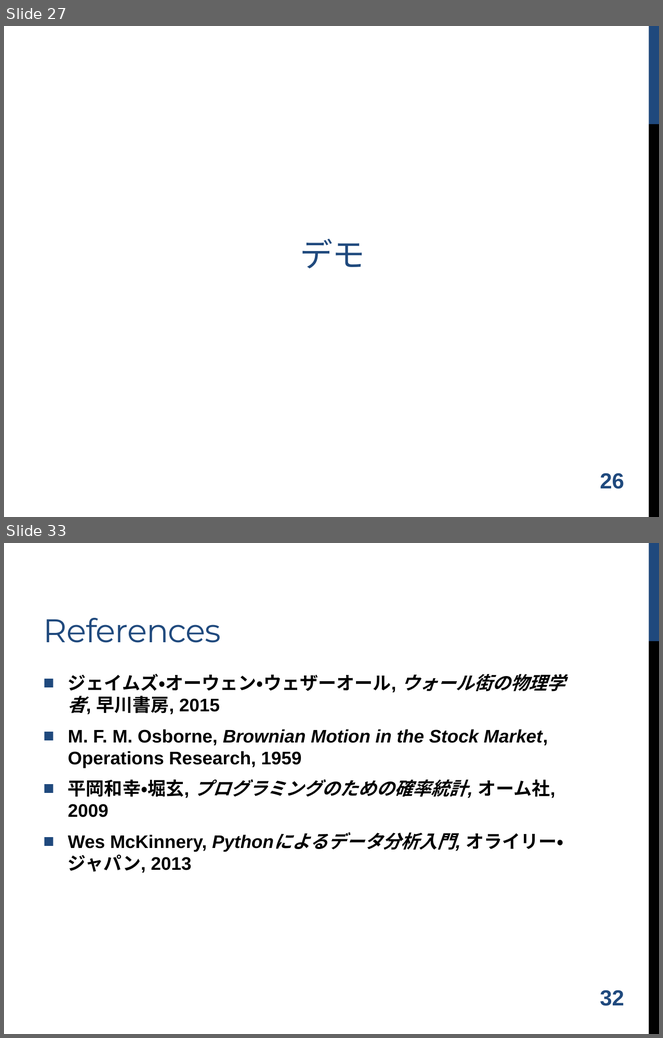
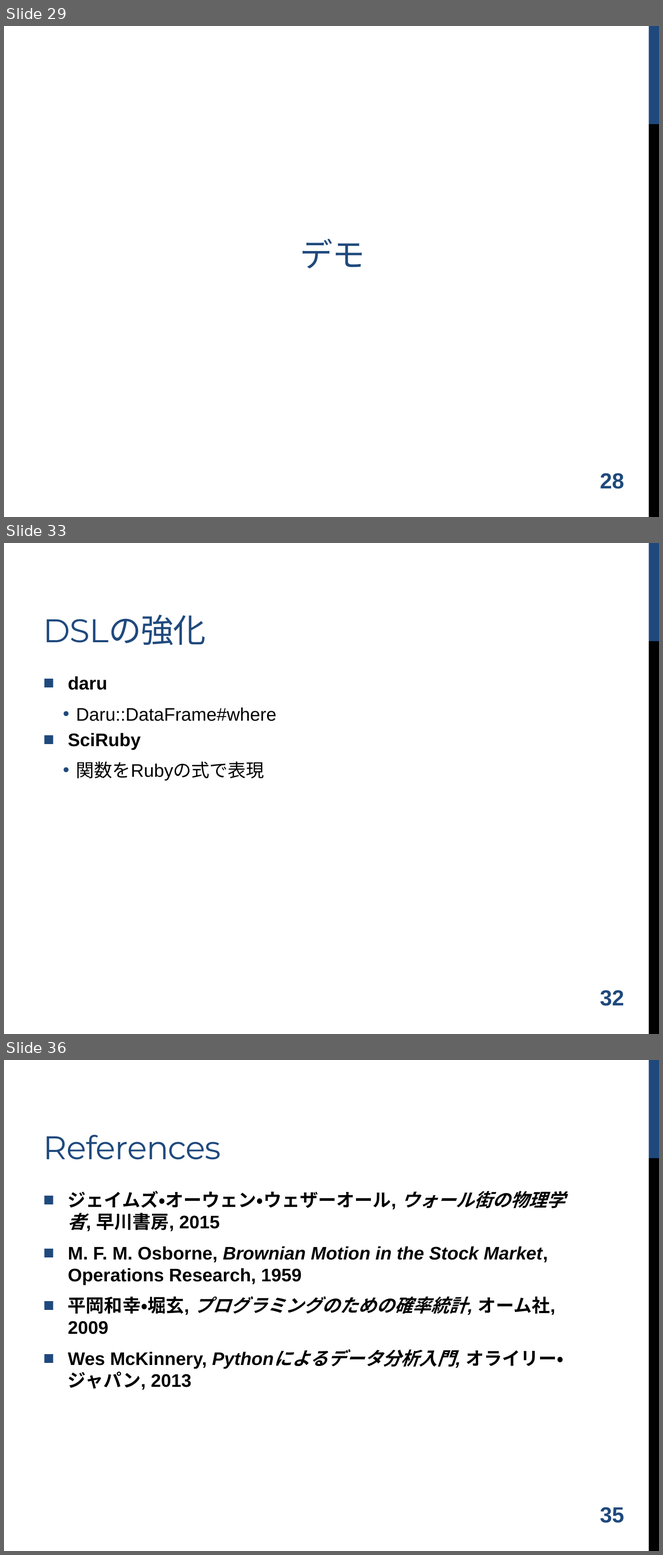
Before and after one commit to shugo/DCW2016, a slide deck: ruby_data_analysis.pptx. Shown one above the other, each under a label of ours: slides 27 and 33 before the commit, slides 29, 33 and 36 after it; the slides between them are not shown. The pictures are 663x1038 and 663x1555 pixels, drawn with LibreOffice and Linux fonts; fonts in the diff are those of the drawing; background and template pictures are left out. Boxes give left, top, right and bottom in pixels: in the first picture for what was removed or moved away, otherwise in the second. Text is boxed around its words. In the diff, an @@ line names an element or a change of style, - is before the commit and + after.

```diff
--- a/ruby_data_analysis.pptx
+++ b/ruby_data_analysis.pptx
@@ slide 33 added at [4, 543, 659, 1034], background #FFFFFF; not listed: 2 template elements that a slide beside it also shows @@
@@ title added at [44, 615, 206, 645], 36 pt, text #1F497D @@
+DSLの強化
@@ text added at [68, 676, 276, 781], 20 pt, text #000000 @@
+■ daru
+  • Daru::DataFrame#where
+■ SciRuby
+  • 関数をRubyの式で表現
@@ page number added at [600, 990, 624, 1006], 24 pt, text #1F497D, bold @@
+32
@@ what was slide 27 is now slide 29 @@
@@ page number at [600, 473, 624, 489]: text changed @@
-26
+28
@@ what was slide 33 is now slide 36 @@
@@ page number at [600, 1507, 624, 1523]: text changed @@
-32
+35
```
Also in this commit, not shown: 4 slides changed, 4 other slides added, 2 slides removed.
